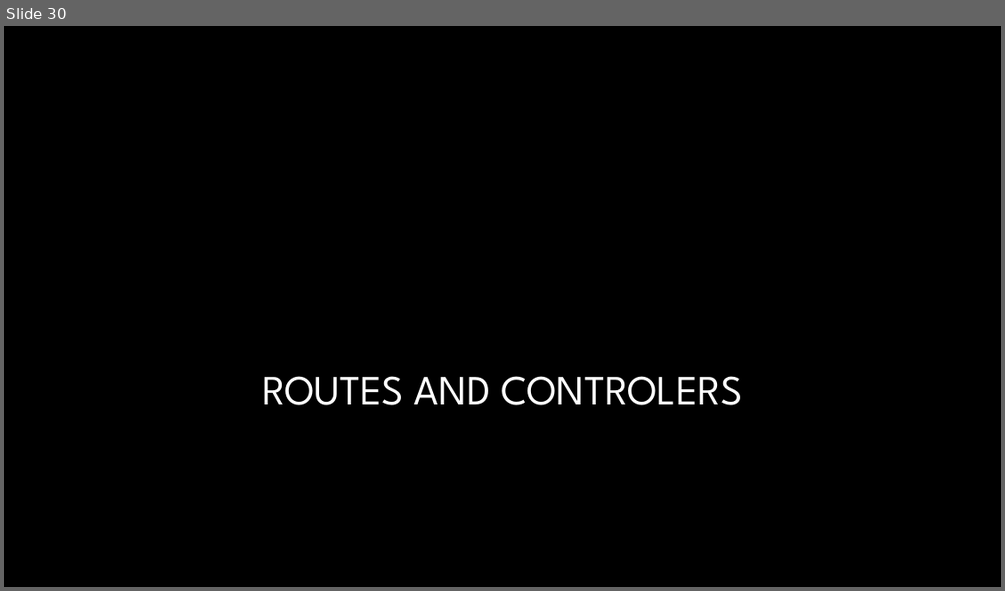
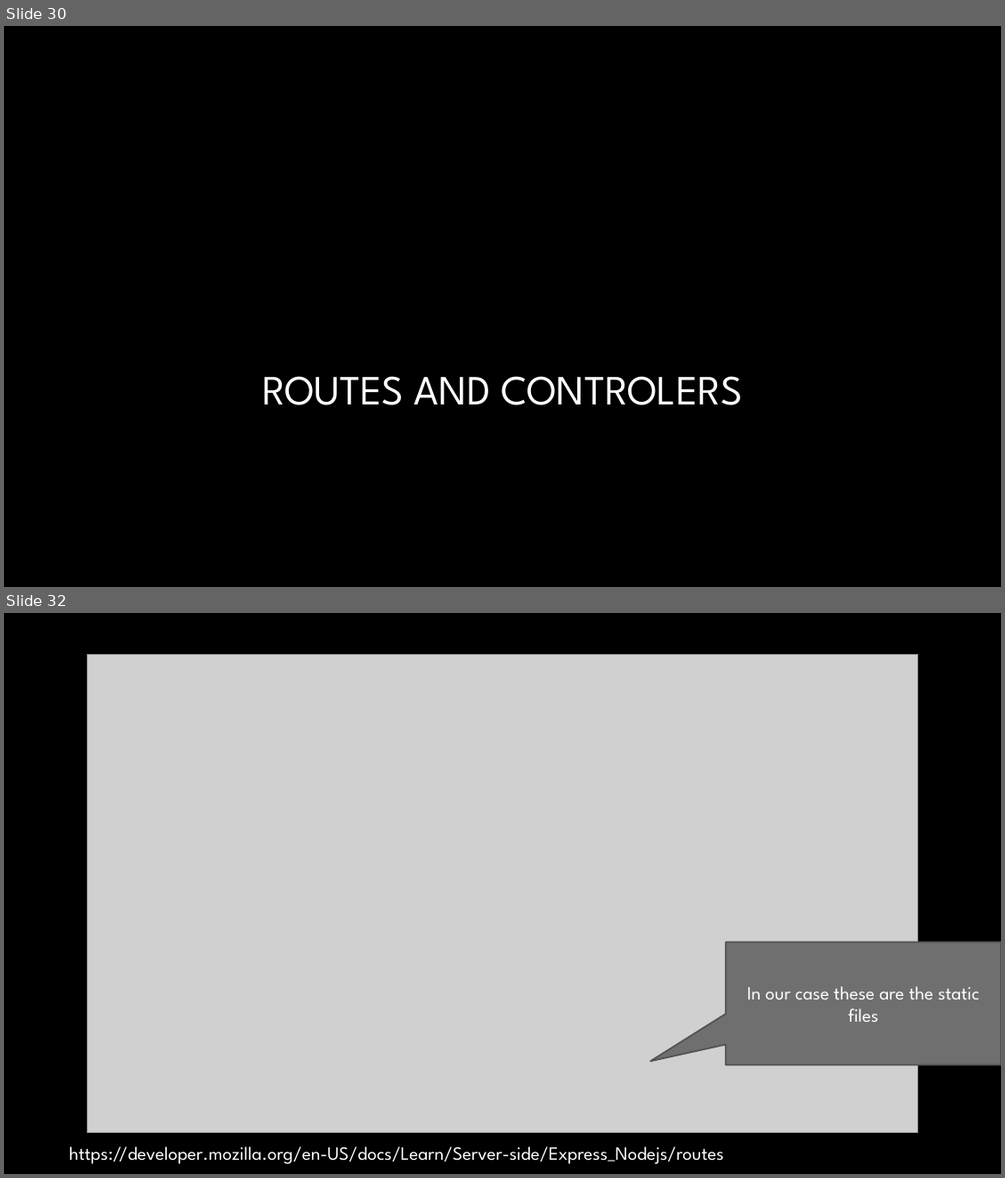
Before and after one commit to talyaron/fullstack-itc-may21, a slide deck: 05-Node/03-express/00-presentation/express-recap.pptx. Shown one above the other, each under a label of ours: slide 30 before the commit, slides 30 and 32 after it; the slides between them are not shown. The pictures are 1005x591 and 1005x1178 pixels, drawn with LibreOffice and Linux fonts; fonts in the diff are those of the drawing; grey boxes stand for pictures; background and template pictures are left out. Boxes give left, top, right and bottom in pixels: in the first picture for what was removed or moved away, otherwise in the second. Text is boxed around its words. In the diff, an @@ line names an element or a change of style, - is before the commit and + after.

Commit message:
initializing routes

```diff
--- a/05-Node/03-express/00-presentation/express-recap.pptx
+++ b/05-Node/03-express/00-presentation/express-recap.pptx
@@ slide 32 added at (4, 613, 1001, 1174), background picture (left out) @@
@@ picture added at (87, 655, 918, 1133) @@
@@ speech box added at (726, 942, 1001, 1064), fill #6F6F6F, outline #525252 1.5 pt, 18 pt, text #FFFFFF @@
+In our case these are the static files
@@ text added at (69, 1146, 724, 1164), 18 pt, text #FFFFFF @@
+https://developer.mozilla.org/en-US/docs/Learn/Server-side/Express_Nodejs/routes
```
Also in this commit, not shown: 2 other slides added, 15 other files.
